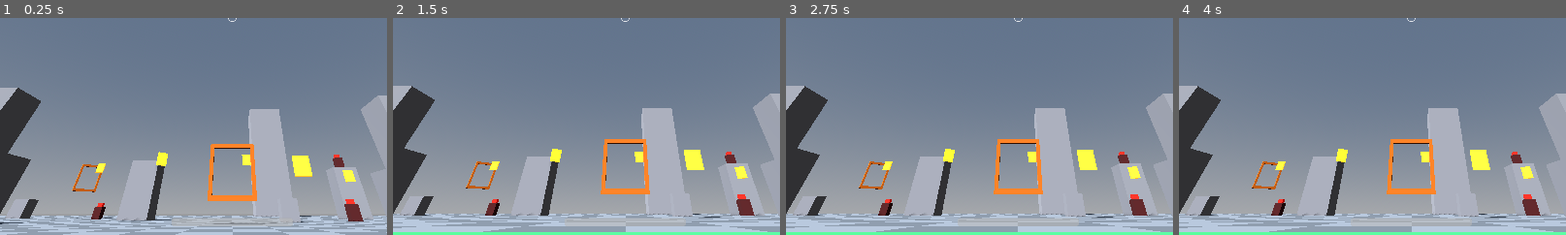
Above: before the commit, frames 1-4 (left to right).
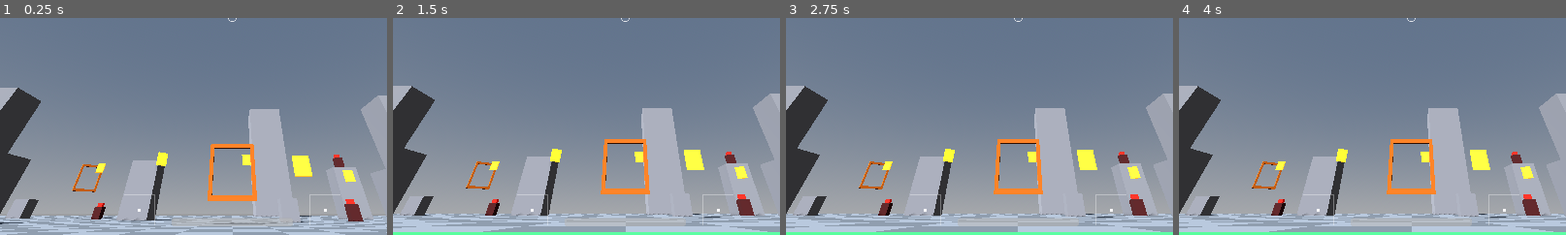
Above: after the commit, the same moments.

Repository: EhudVardi/QuadShot
Game: Godot game, scene res://scenes/main.tscn
The game is run twice, just before and just after one commit, with the same random seed, the same clock (stepped at 60 frames per second) and the same inputs.
Inputs:
- Up to frame 1 (0.25 s): no input
- Up to frame 2 (1.5 s): click "Defaults" at 0.5 s; click "three_d" at 1.25 s
- Up to frame 3 (2.75 s): click "Defaults" at 2 s
- Up to frame 4 (4 s): click "three_d" at 2.75 s; click "Defaults" at 3.5 s
The pictures show only the part of the screen within x 20-70%, y 50-100%; the shares and areas given below are measured in that part.

The runs differ from the first frame. In frame 1, 0.2% of the frame differs, in the area x 32-88%, y 81-96%; in frame 2, 0.2%; in frame 3, 0.2%; in frame 4, 0.2%.

Commit message:
HUD stick-position display
Two boxes flanking the health bar show the raw gamepad sticks - left
yaw/throttle, right roll/pitch - as a moving dot, deliberately before
deadzone/expo/curve so the pilot sees what the hardware reports.

Diff:
--- a/scripts/drone/flight_controller.gd
+++ b/scripts/drone/flight_controller.gd
@@ -133,6 +133,11 @@
 ## Blackbox/overlay telemetry: the rate PID integrator state.
 func telemetry_integrator() -> Vector3:
 	return _rate_controller.integrator()
+
+
+## HUD stick display: raw physical stick positions (x=+right, y=+up, [-1,1]).
+func stick_positions() -> Array[Vector2]:
+	return [_input.stick_left, _input.stick_right]
 
 
 ## Projectile hits land here; the Health component and its wiring (main.gd)
--- a/scripts/drone/input_handler.gd
+++ b/scripts/drone/input_handler.gd
@@ -18,6 +18,10 @@
 ## Shaped stick deflections [-1, 1] after deadzone+expo, same axes —
 ## angle mode maps these to target attitudes instead of rates.
 var stick_shaped: Vector3 = Vector3.ZERO
+## Physical stick positions for the HUD display, raw (no deadzone/expo/curve):
+## x = +right, y = +up, [-1, 1]. Left stick = yaw/throttle, right = roll/pitch.
+var stick_left: Vector2 = Vector2.ZERO
+var stick_right: Vector2 = Vector2.ZERO
 
 var _axis_throttle: int = JOY_AXIS_LEFT_Y
 var _axis_yaw: int = JOY_AXIS_LEFT_X
@@ -38,6 +42,8 @@
 		throttle = 0.0
 		rate_command = Vector3.ZERO
 		stick_shaped = Vector3.ZERO
+		stick_left = Vector2.ZERO
+		stick_right = Vector2.ZERO
 		return
 	var device: int = pads[0]
 
@@ -49,6 +55,8 @@
 	var roll_stick: float = Input.get_joy_axis(device, _axis_roll)
 	var pitch_stick: float = Input.get_joy_axis(device, _axis_pitch)
 	var yaw_stick: float = Input.get_joy_axis(device, _axis_yaw)
+	stick_left = Vector2(yaw_stick, throttle_stick)
+	stick_right = Vector2(roll_stick, -pitch_stick)
 
 	var throttle_deadzoned: float = _apply_deadzone(throttle_stick, config.stick_deadzone)
 	var raw_throttle: float
--- a/scripts/main.gd
+++ b/scripts/main.gd
@@ -68,6 +68,8 @@
 	_update_lock_indicator()
 	_update_gate_marker()
 	_update_gun_funnel()
+	var sticks: Array[Vector2] = _drone.stick_positions()
+	_hud.update_sticks(sticks[0], sticks[1])
 
 
 func _update_gun_funnel() -> void:
--- a/scripts/ui/hud.gd
+++ b/scripts/ui/hud.gd
@@ -26,6 +26,7 @@
 var _lock_indicator: LockIndicator
 var _gate_marker: GateMarker
 var _gun_funnel: GunFunnel
+var _stick_display: StickDisplay
 
 
 ## Missile-lock diamond, drawn at the target's screen position: yellow and
@@ -69,6 +70,34 @@
 		for i: int in points.size():
 			var radius: float = lerpf(13.0, 4.0, float(i) / float(points.size() - 1))
 			draw_arc(points[i], radius, 0.0, TAU, 24, color, 1.5)
+
+
+## Raw gamepad stick positions: two boxes flanking the health bar, a dot per
+## stick (left = yaw/throttle, right = roll/pitch), x right / y up. Raw on
+## purpose — no deadzone, expo or curve — so the pilot sees the hardware.
+class StickDisplay:
+	extends Control
+
+	const HALF: float = 38.0
+	const MARGIN: Vector2 = Vector2(230.0, 62.0)
+
+	var left_stick: Vector2 = Vector2.ZERO
+	var right_stick: Vector2 = Vector2.ZERO
+
+	func _draw() -> void:
+		var bottom_center := Vector2(size.x * 0.5, size.y)
+		_draw_stick(bottom_center + Vector2(-MARGIN.x, -MARGIN.y), left_stick)
+		_draw_stick(bottom_center + Vector2(MARGIN.x, -MARGIN.y), right_stick)
+
+	func _draw_stick(center: Vector2, stick: Vector2) -> void:
+		var frame := Color(1, 1, 1, 0.35)
+		draw_rect(Rect2(center - Vector2(HALF, HALF), Vector2(HALF, HALF) * 2.0),
+				frame, false, 1.5)
+		draw_line(center - Vector2(HALF, 0), center + Vector2(HALF, 0), frame, 1.0)
+		draw_line(center - Vector2(0, HALF), center + Vector2(0, HALF), frame, 1.0)
+		# Screen y grows downward; stick y is +up.
+		var dot: Vector2 = center + Vector2(stick.x, -stick.y) * HALF
+		draw_rect(Rect2(dot - Vector2(4, 4), Vector2(8, 8)), Color(1, 1, 1, 0.9))
 
 
 ## Blue box drawn at the open exit gate's screen position (roadmap M4).
@@ -103,6 +132,10 @@
 	_gun_funnel.set_anchors_preset(Control.PRESET_FULL_RECT)
 	_gun_funnel.mouse_filter = Control.MOUSE_FILTER_IGNORE
 	add_child(_gun_funnel)
+	_stick_display = StickDisplay.new()
+	_stick_display.set_anchors_preset(Control.PRESET_FULL_RECT)
+	_stick_display.mouse_filter = Control.MOUSE_FILTER_IGNORE
+	add_child(_stick_display)
 	for side: StringName in [&"front", &"back", &"left", &"right"]:
 		var edge := ColorRect.new()
 		edge.color = Color(1, 0, 0, 0)
@@ -180,6 +213,12 @@
 	_lock_indicator.queue_redraw()
 
 
+func update_sticks(left_stick: Vector2, right_stick: Vector2) -> void:
+	_stick_display.left_stick = left_stick
+	_stick_display.right_stick = right_stick
+	_stick_display.queue_redraw()
+
+
 ## Empty array hides the funnel.
 func update_gun_funnel(points: PackedVector2Array) -> void:
 	_gun_funnel.points = points
